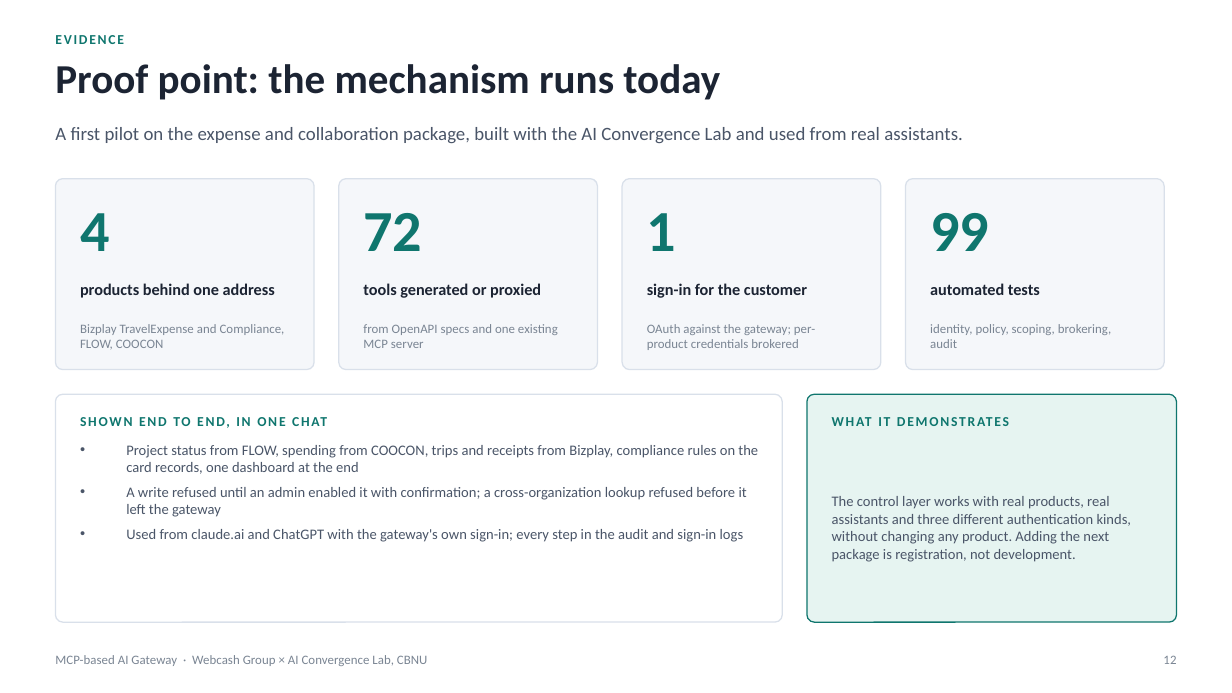
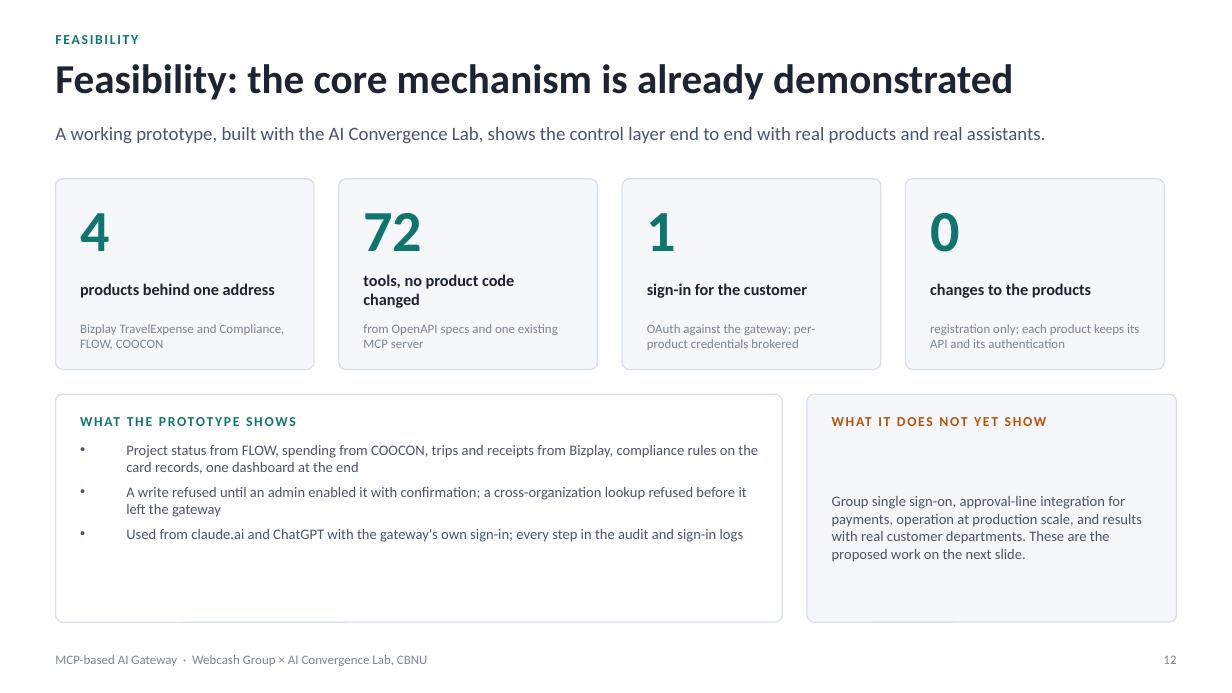
Before and after one commit to Chansokheang/MCP_Server_Portal, a slide deck: slide 12 of docs/webcash-ai-gateway-concept.pptx. Drawn at 1232x693 pixels with LibreOffice and Linux fonts; fonts in the diff are those of the drawing. Boxes give left, top, right and bottom in pixels: in the first picture for what was removed or moved away, otherwise in the second. Text is boxed around its words. In the diff, an @@ line names an element or a change of style, - is before the commit and + after.

```diff
--- a/docs/webcash-ai-gateway-concept.pptx
+++ b/docs/webcash-ai-gateway-concept.pptx
@@ text at box(55, 35, 138, 44): text changed @@
-EVIDENCE
+FEASIBILITY
@@ text at box(55, 64, 1013, 100): text changed @@
-Proof point: the mechanism runs today
+Feasibility: the core mechanism is already demonstrated
@@ text at box(55, 127, 1046, 143): text changed @@
-A first pilot on the expense and collaboration package, built with the AI Convergence Lab and used from real assistants.
+A working prototype, built with the AI Convergence Lab, shows the control layer end to end with real products and real assistants.
@@ text at box(930, 213, 959, 252): text changed @@
-99
+0
@@ text at box(363, 274, 514, 308): text changed @@
-tools generated or proxied
+tools, no product code changed
@@ text at box(930, 283, 1091, 298): text changed @@
-automated tests
+changes to the products
@@ text at box(930, 324, 1139, 348): text changed @@
-identity, policy, scoping, brokering, audit
+registration only; each product keeps its API and its authentication
@@ text at box(173, 417, 190, 426): text changed @@
-SHOWN END TO END, IN ONE CHAT
+WHAT THE PROTOTYPE SHOWS
@@ rounded rectangle at box(807, 394, 1177, 622): fill #E6F4F1 to #F5F7FA; outline #0F766E 0.75 pt to #D9E0EA 0.75 pt @@
@@ text at box(832, 409, 1152, 434): text changed; text colour #0F766E to #B45309 @@
-WHAT IT DEMONSTRATES
+WHAT IT DOES NOT YET SHOW
@@ text at box(832, 496, 1142, 562): text changed @@
-The control layer works with real products, real assistants and three different authentication kinds, without changing any product. Adding the next package is registration, not development.
+Group single sign-on, approval-line integration for payments, operation at production scale, and results with real customer departments. These are the proposed work on the next slide.
```
Also in this commit, not shown: 3 other slides changed, 1 other file.
